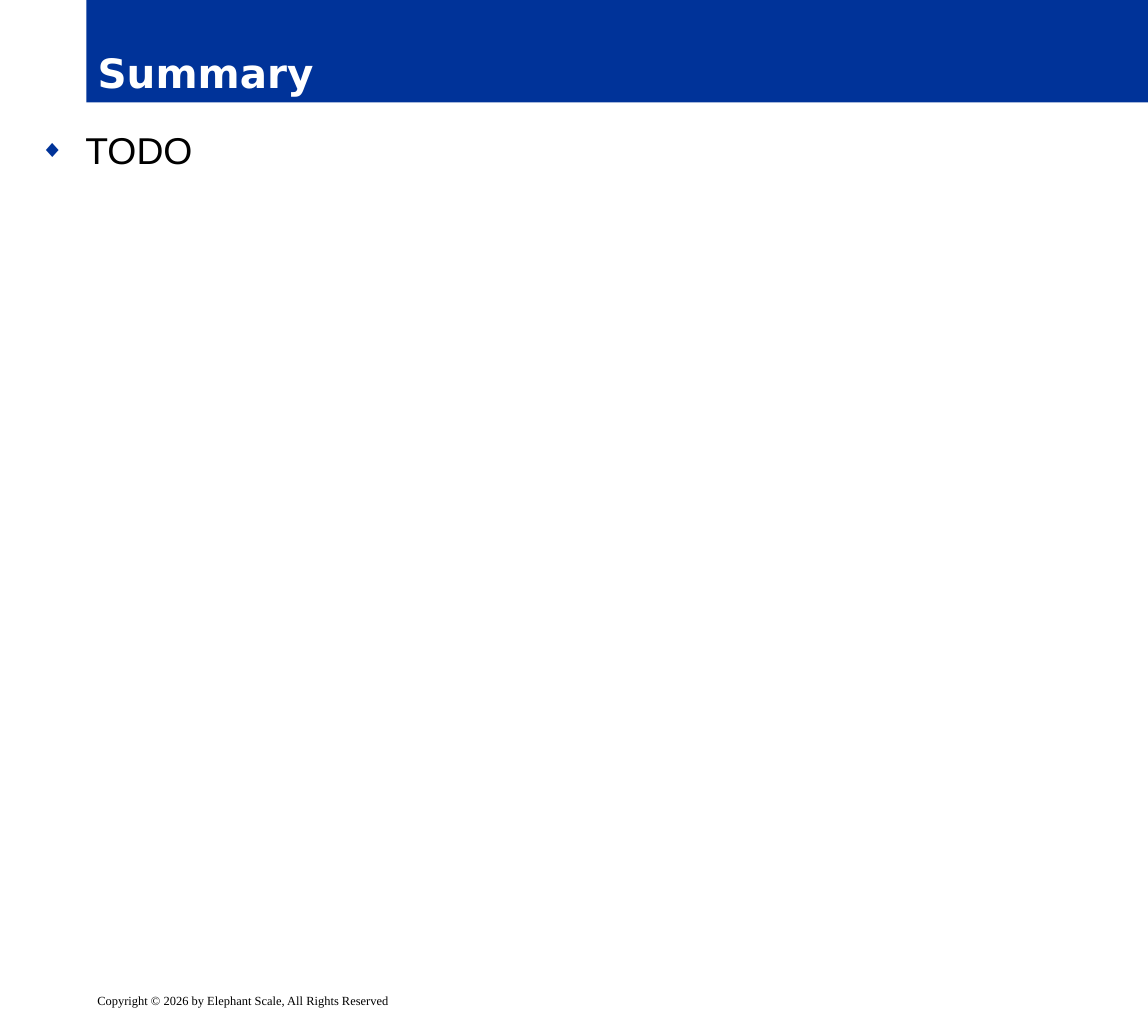
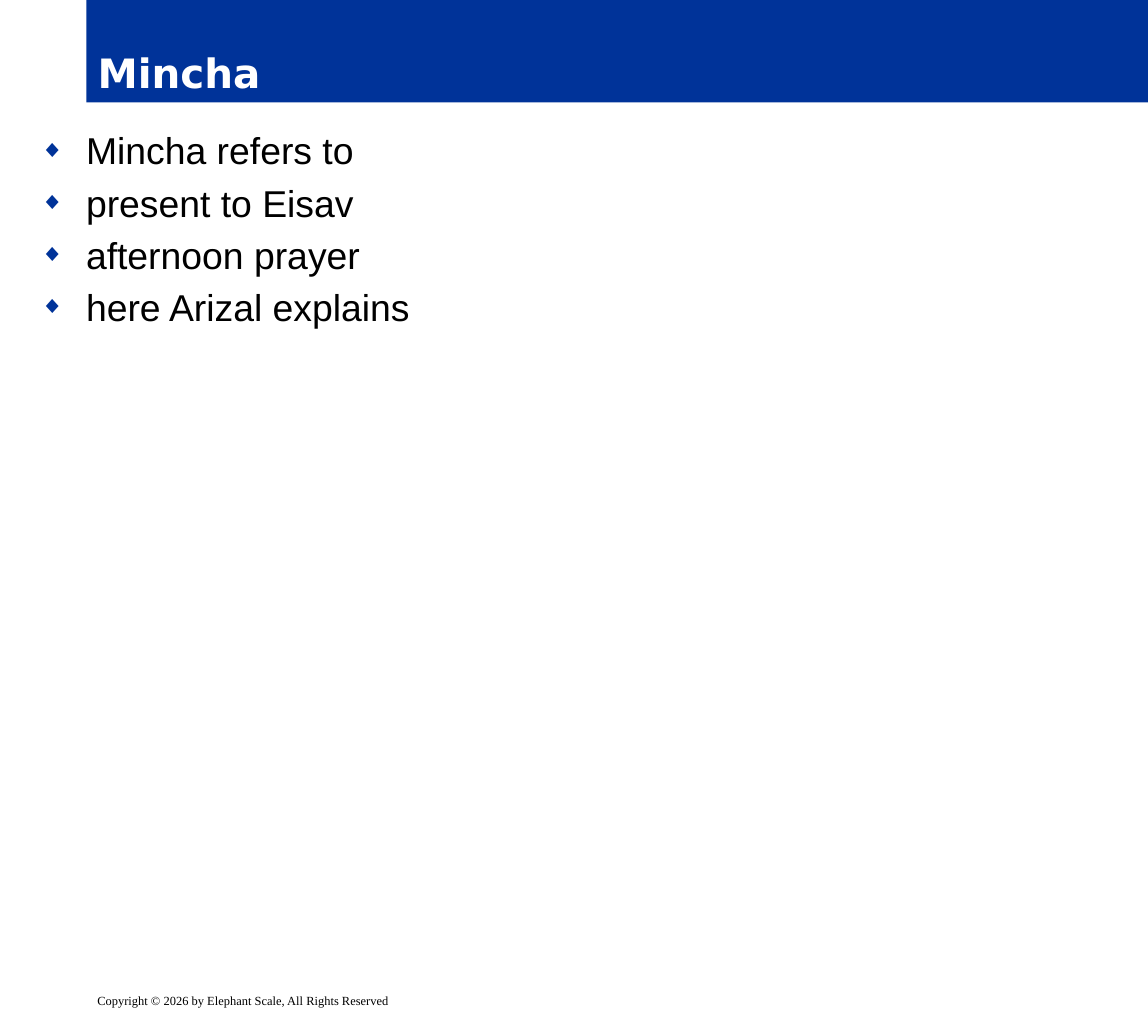
Before and after one commit to markkerzner/Chumash-ha-Arizal, a slide deck: slide 2 of Vayishlach/Slides/05.pptx. Drawn at 1148x1016 pixels with LibreOffice and Linux fonts; fonts in the diff are those of the drawing; background and template pictures are left out. Boxes give left, top, right and bottom in pixels: in the first picture for what was removed or moved away, otherwise in the second. Text is boxed around its words. In the diff, an @@ line names an element or a change of style, - is before the commit and + after.

```diff
--- a/Vayishlach/Slides/05.pptx
+++ b/Vayishlach/Slides/05.pptx
@@ title at (98,57,261,89): text changed @@
-Summary
+Mincha
@@ text at (86,137,410,329): text changed @@
-◆ TODO
+◆ Mincha refers to
+◆ present to Eisav
+◆ afternoon prayer
+◆ here Arizal explains
```
Also in this commit, not shown: 2 slides added, 4 other files.
